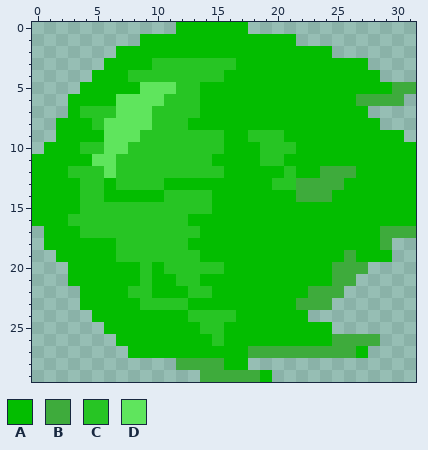
Edited in one commit: pixel-art sprite (img/proj/SlimeballL.png). The picture above was drawn from the file before the commit.
The file is 32x30 pixels.
Palette (. is transparent): A #03bd00  B #3eab3c  C #27c524  D #5fe55d
Pixels before, first column x 0:
 0 ............AAAAAA..............
 1 .........AAAAAAAAAAAAA..........
 2 .......AAAAAAAAAAAAAAAAAA.......
 3 ......AAAACCCCCCCAAAAAAAAAAA....
 4 .....AAACCCCCCCCAAAAAAAAAAAAA...
 5 ....AAAAADDDCCAAAAAAAAAAAAAAAABB
 6 ...AAAADDDDCCCAAAAAAAAAAAAABBBB.
 7 ...ACCCDDDCCCCAAAAAAAAAAAAAA....
 8 ..AAACDDDDCCCAAAAAAAAAAAAAAAA...
 9 ..AAAADDDCCCCCCCAACCCAAAAAAAAAA.
10 .AAACCDDCCCCCCCCAAACCCAAAAAAAAAA
11 AAAAADDCCCCCCCCAAAACCAAAAAAAAAAA
12 AAACCCDCCCCCCCCCAAAAACAABBBAAAAA
13 AAAACCACCCCAAAAAAAAACCBBBBAAAAAA
14 AAAACCAAAAACCCCAAAAAAABBBAAAAAAA
15 AAAACCCCCCCCCCCAAAAAAAAAAAAAAAAA
16 AAACCCCCCCCCCAAAAAAAAAAAAAAAAAAA
17 .AAACCCCCCCCCCAAAAAAAAAAAAAAABBB
18 .AAAAAACCCCCCAAAAAAAAAAAAAAAAB..
19 ..AAAAACCCCCCCAAAAAAAAAAAABAAA..
20 ...AAAAAACACCCCCAAAAAAAAABBB....
21 ...AAAAAACAACCAAAAAAAAAAABB.....
22 ....AAAACCAAACCAAAAAAAABBB......
23 ....AAAAACCCCAAAAAAAAABBB.......
24 .....AAAAAAAACCCCAAAAAA.........
25 ......AAAAAAAACCAAAAAAAAA.......
26 .......AAAAAAAACAAAAAAAAABBBB...
27 ........AAAAAAAAAABBBBBBBBBA....
28 ............BBBBAA..............
29 ..............BBBBBA............
The same view after the edit:
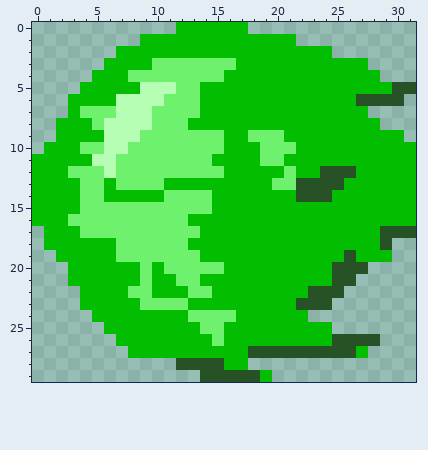
Changes in this commit:
colour B: #3eab3c -> #275226
colour C: #27c524 -> #6ef16c
colour D: #5fe55d -> #b5feb4
Boxes around the changes in both pictures, in picture pixels (x1, y1, x2, y2):
changed: (68, 58, 416, 382)
